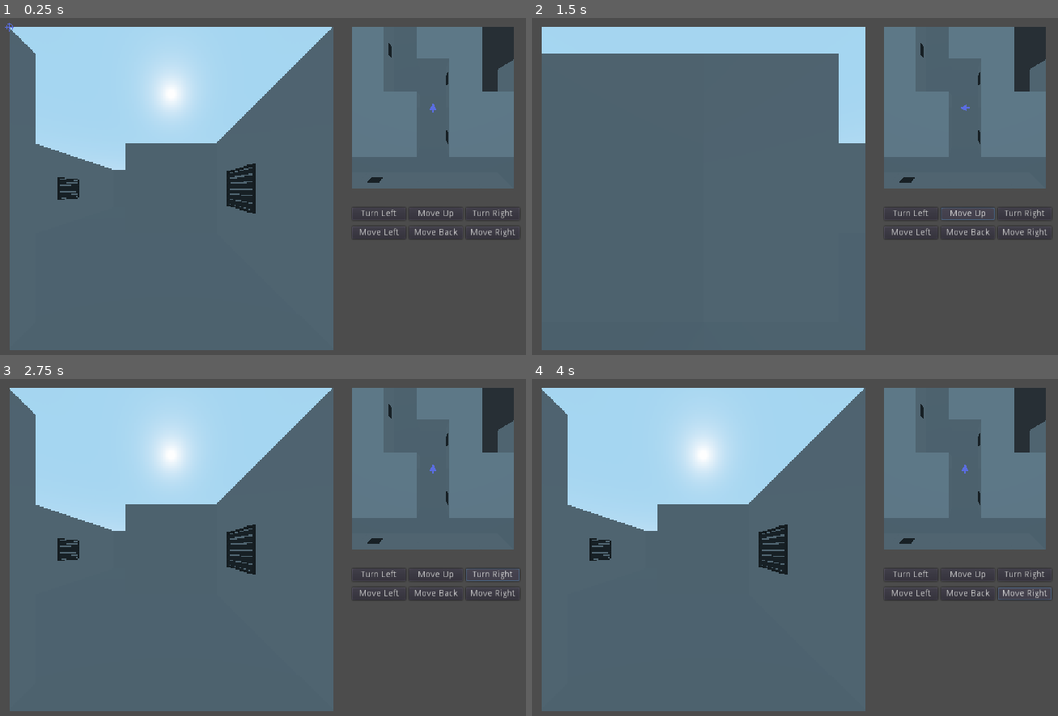
Above: before the commit, frames 1-4 (two rows, left to right).
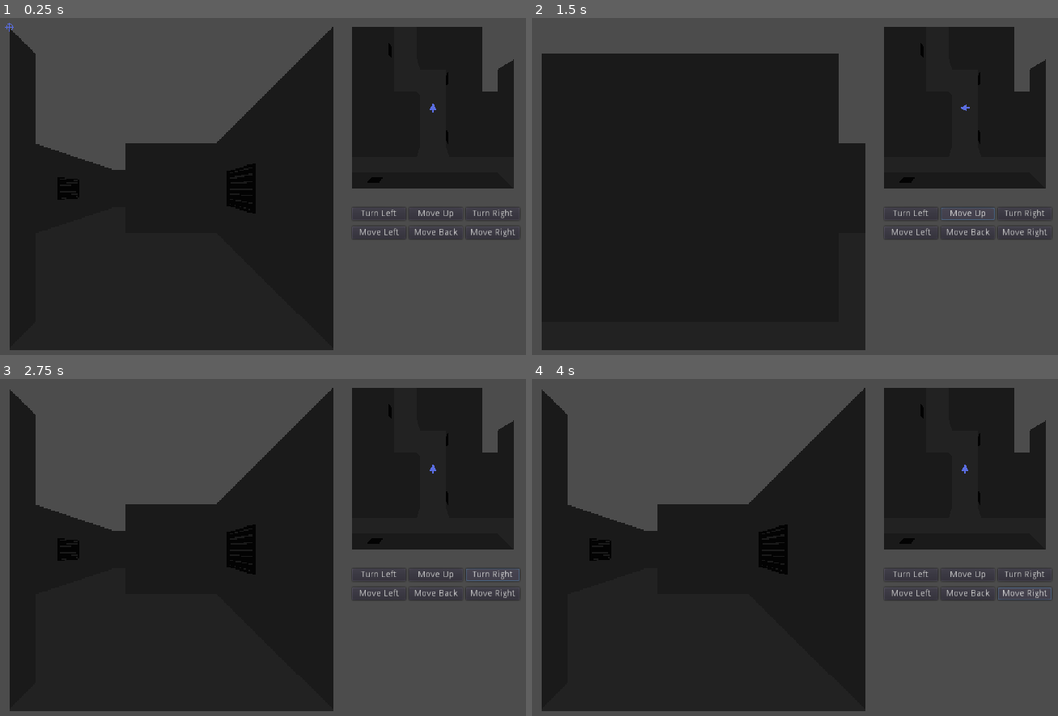
Above: after the commit, the same moments.

Repository: archaeopteryx4216/dungeon-crawler-jam-2021
Game: Godot game, scene res://main.tscn
Same seed, same stepped clock (60 frames per second), same inputs: the game is played once before the commit and once after it.
Inputs:
- Up to frame 1 (0.25 s): no input
- Up to frame 2 (1.5 s): click "Turn Left" at 0.5 s; click "Move Up" at 1.25 s
- Up to frame 3 (2.75 s): click "Turn Right" at 2 s
- Up to frame 4 (4 s): click "Move Left" at 2.75 s; click "Move Right" at 3.5 s

The runs differ from the first frame. In frame 1, 74% of the frame differs, in the area x 1-98%, y 2-99%; in frame 2, 74%; in frame 3, 74%; in frame 4, 74%.

Commit message:
Removed default skybox

Diff:
--- a/main.tscn
+++ b/main.tscn
@@ -7,6 +7,8 @@
 [ext_resource path="res://crosshairs.gd" type="Script" id=5]
 [ext_resource path="res://details_mesh_library.tres" type="MeshLibrary" id=6]
 [ext_resource path="res://floor_mesh_library.tres" type="MeshLibrary" id=9]
+
+[sub_resource type="Environment" id=1]
 
 [node name="Control" type="Control"]
 anchor_right = 0.838
@@ -184,6 +186,9 @@
 __meta__ = {
 "_editor_clip_": 0
 }
+
+[node name="WorldEnvironment" type="WorldEnvironment" parent="."]
+environment = SubResource( 1 )
 [connection signal="pressed" from="button_container/turn_left" to="." method="_on_turn_left_pressed"]
 [connection signal="pressed" from="button_container/move_up" to="." method="_on_move_up_pressed"]
 [connection signal="pressed" from="button_container/turn_right" to="." method="_on_turn_right_pressed"]
Not shown: 1 places in main.tscn that only renumber resources
